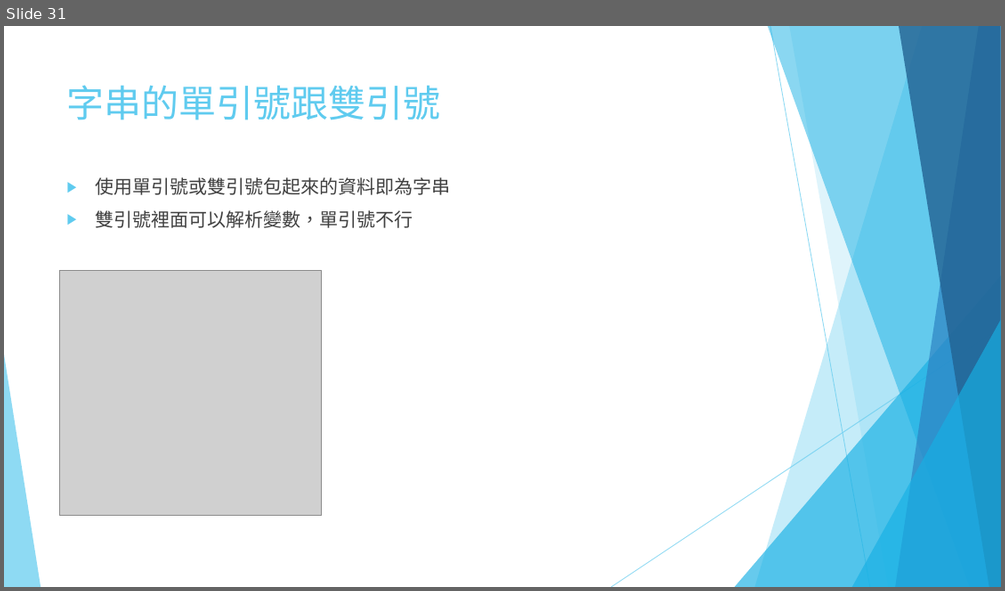
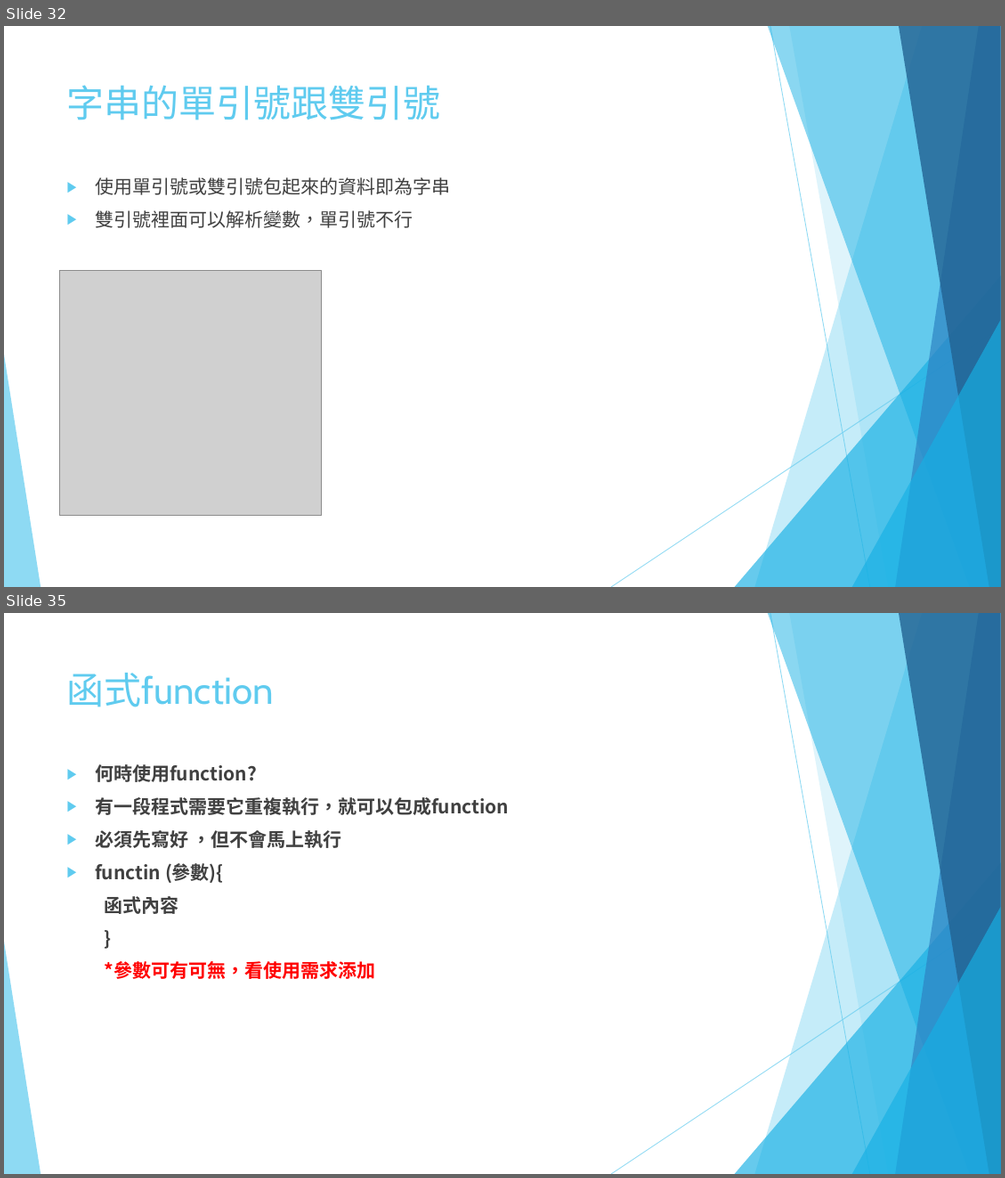
Before and after one commit to 10994015/phpmysqlppt, a slide deck: 01.pptx. Shown one above the other, each under a label of ours: slide 31 before the commit, slides 32 and 35 after it; the slides between them are not shown. The pictures are 1005x591 and 1005x1178 pixels, drawn with LibreOffice and Linux fonts; fonts in the diff are those of the drawing; grey boxes stand for pictures. Boxes give left, top, right and bottom in pixels: in the first picture for what was removed or moved away, otherwise in the second. Text is boxed around its words. In the diff, an @@ line names an element or a change of style, - is before the commit and + after.

```diff
--- a/01.pptx
+++ b/01.pptx
@@ slide 35 added at (4, 613, 1001, 1174), background #FFFFFF; not listed: 10 template elements that a slide beside it also shows @@
@@ title added at (67, 673, 274, 707), 36 pt, text #5FCBEF @@
+函式function
@@ text added at (95, 764, 509, 979), 18 pt, text #404040, bold @@
+▶ 何時使用function?
+▶ 有一段程式需要它重複執行，就可以包成function
+▶ 必須先寫好 ，但不會馬上執行
+▶ functin (參數){
+函式內容
+}
+*參數可有可無，看使用需求添加
@@ what was slide 31 is now slide 32 @@
```
Also in this commit, not shown: 19 other slides added.
